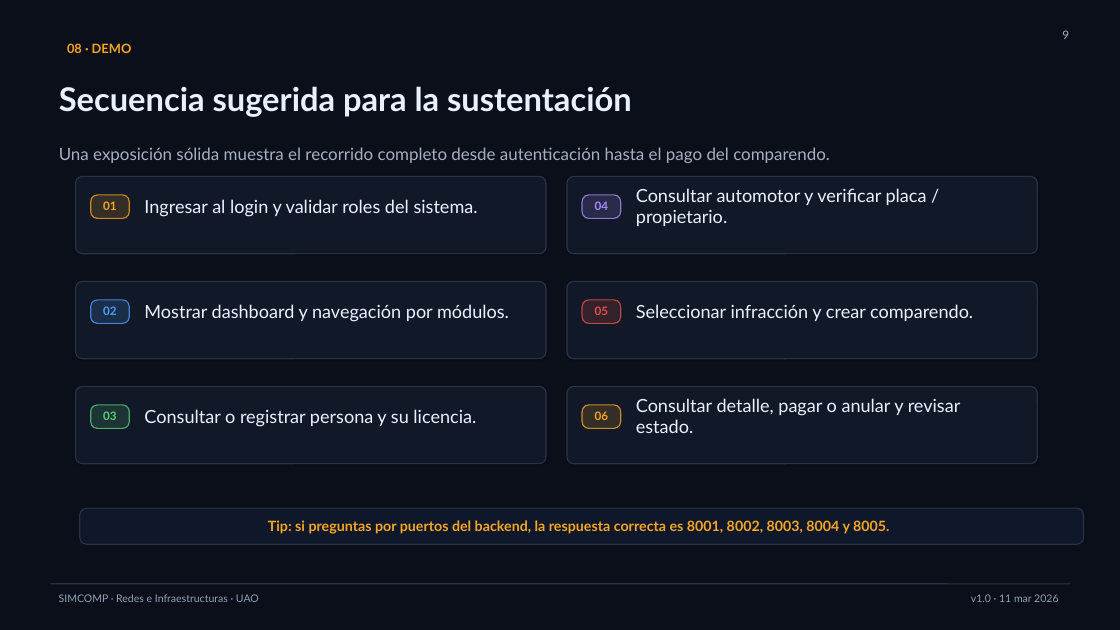
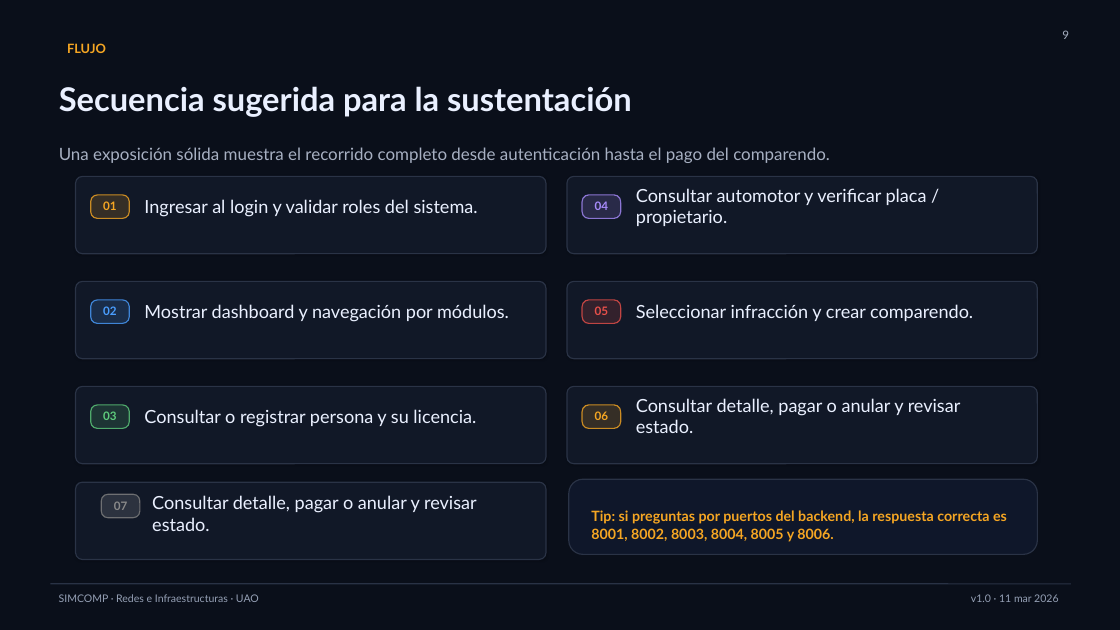
Before and after one commit to driosoft-pro/simcomp, a slide deck: slide 9 of docs/SIMCOMP.pptx. Drawn at 1120x630 pixels with LibreOffice and Linux fonts; fonts in the diff are those of the drawing. Boxes give left, top, right and bottom in pixels: in the first picture for what was removed or moved away, otherwise in the second. Text is boxed around its words. In the diff, an @@ line names an element or a change of style, - is before the commit and + after.

```diff
--- a/docs/SIMCOMP.pptx
+++ b/docs/SIMCOMP.pptx
@@ text at (67, 43, 106, 53): text changed @@
-08 · DEMO
+FLUJO
@@ rounded rectangle added at (76, 482, 546, 560), fill #111827, outline #2A3346 1 pt @@
@@ rounded rectangle added at (102, 494, 140, 518), fill #BFBFBF at 16% opacity, outline #808080 1 pt @@
@@ text added at (114, 501, 127, 510), 10 pt, text #808080, bold @@
+07
@@ text added at (152, 495, 477, 531), 15.5 pt, text #EAF0FF @@
+Consultar detalle, pagar o anular y revisar estado.
@@ rounded rectangle: place and size @@
-rounded rectangle at (80, 508, 1084, 544)
+rounded rectangle at (569, 480, 1038, 555)
@@ text at (591, 510, 1007, 542): text changed @@
-Tip: si preguntas por puertos del backend, la respuesta correcta es 8001, 8002, 8003, 8004 y 8005.
+Tip: si preguntas por puertos del backend, la respuesta correcta es 8001, 8002, 8003, 8004, 8005 y 8006.
```
Also in this commit, not shown: 9 other slides changed, 15 other files.
